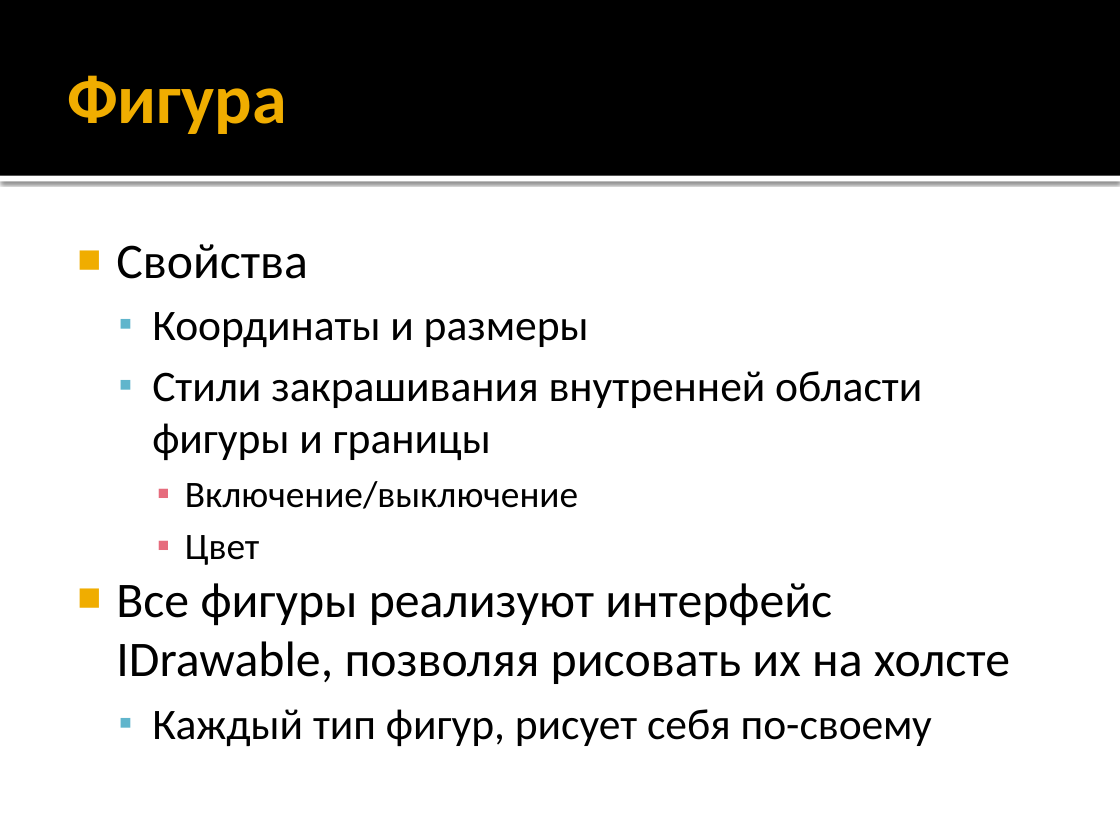
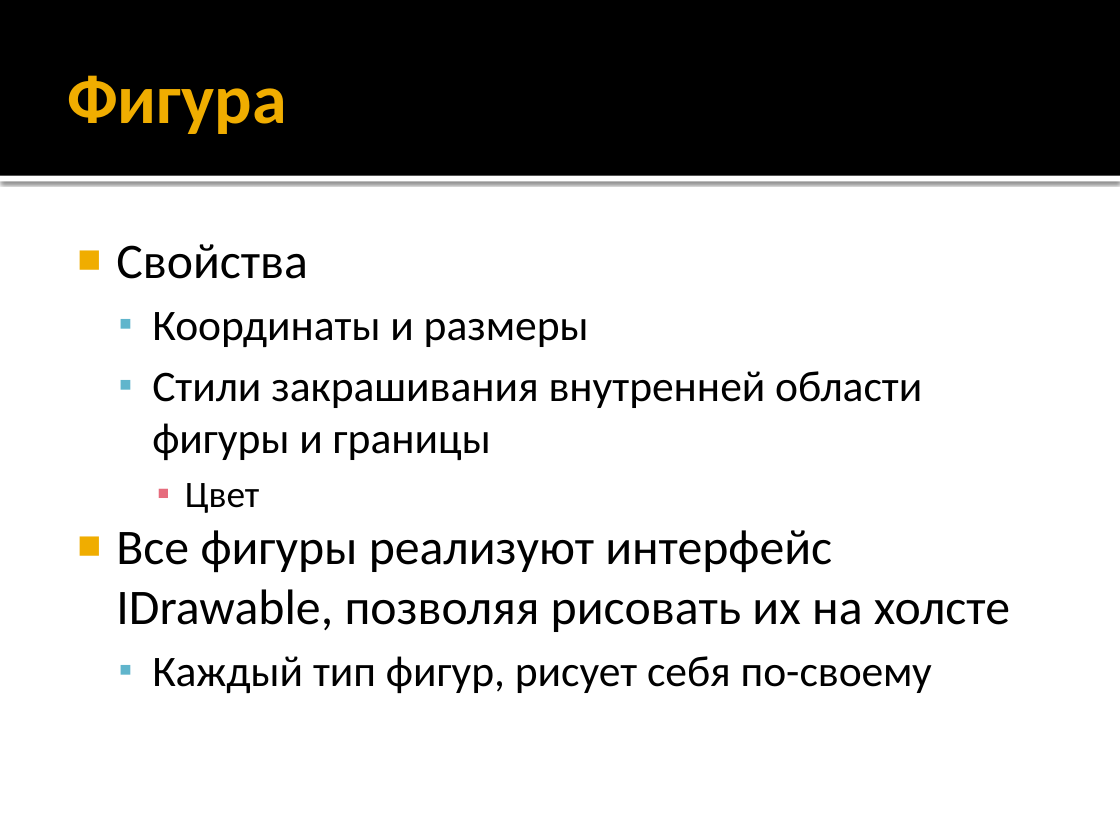
Before and after one commit to alexey-malov/ood, a slide deck: slide 5 of lectures/10.composite/composite.pptx. Drawn at 1120x840 pixels with LibreOffice and Linux fonts; fonts in the diff are those of the drawing. Boxes give left, top, right and bottom in pixels: in the first picture for what was removed or moved away, otherwise in the second. Text is boxed around its words. In the diff, an @@ line names an element or a change of style, - is before the commit and + after.

```diff
--- a/lectures/10.composite/composite.pptx
+++ b/lectures/10.composite/composite.pptx
@@ text at [185, 481, 578, 509]: paragraph removed @@
-    ▪ Включение/выключение
```
Also in this commit, not shown: 9 other slides changed, 4 slides added, 1 other file.
